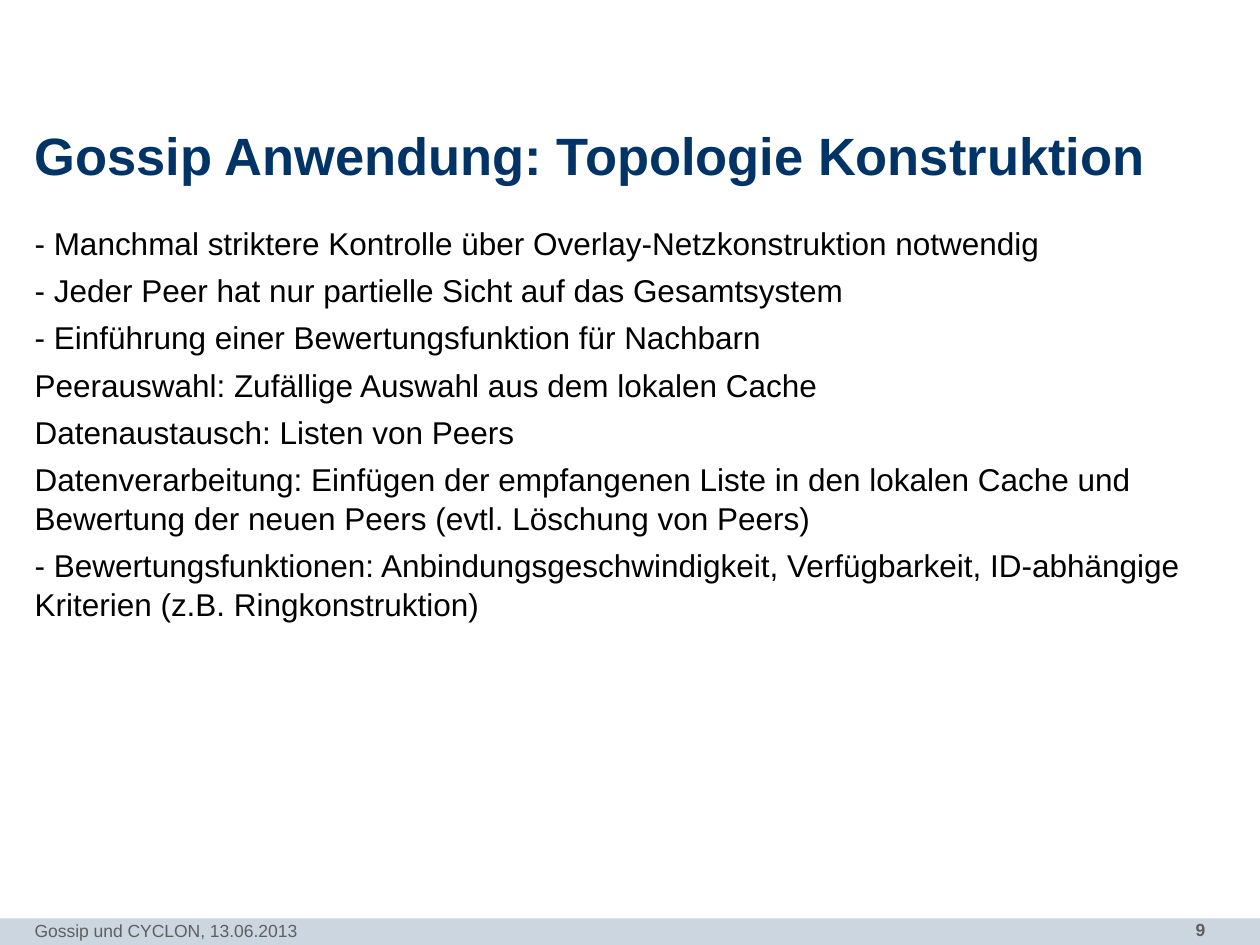
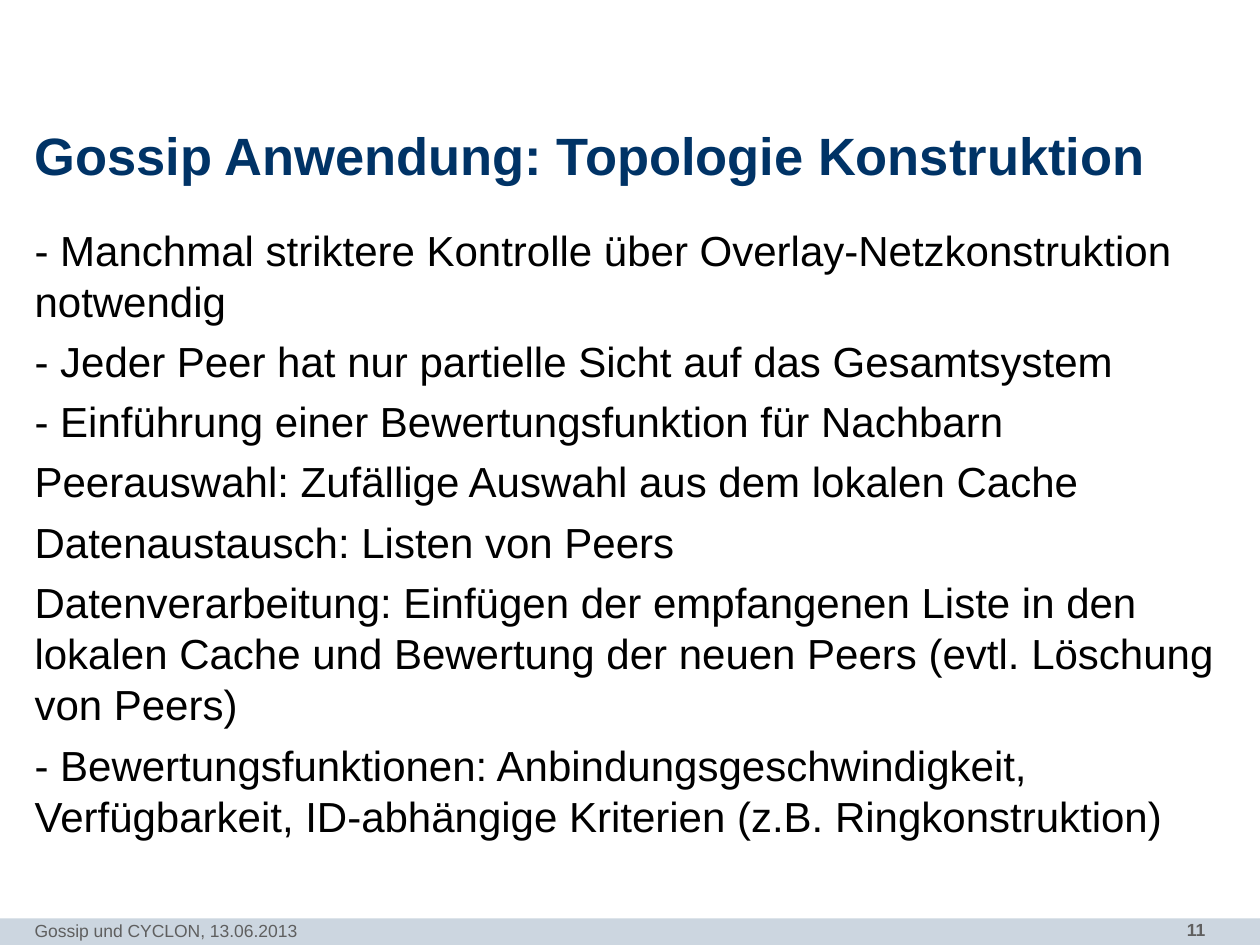
Before and after one commit to N8Fear/DistributedSystems, a slide deck: slide 11 of Vortrag/[MASTER] Präsentation.pptx (slide 9 before the commit). Drawn at 1260x945 pixels with LibreOffice and Linux fonts; fonts in the diff are those of the drawing; background and template pictures are left out. Boxes give left, top, right and bottom in pixels: in the first picture for what was removed or moved away, otherwise in the second. Text is boxed around its words. In the diff, an @@ line names an element or a change of style, - is before the commit and + after.

```diff
--- a/Vortrag/[MASTER] Präsentation.pptx
+++ b/Vortrag/[MASTER] Präsentation.pptx
@@ text "- Manchmal striktere Kontrolle über ..." at (x1=35, y1=235, x2=1213, y2=840): size 18 to 24 pt @@
@@ page number at (x1=1187, y1=924, x2=1205, y2=936): text changed @@
-9
+11
```
Also in this commit, not shown: 5 other slides changed, 12 slides added, 5 other files.
